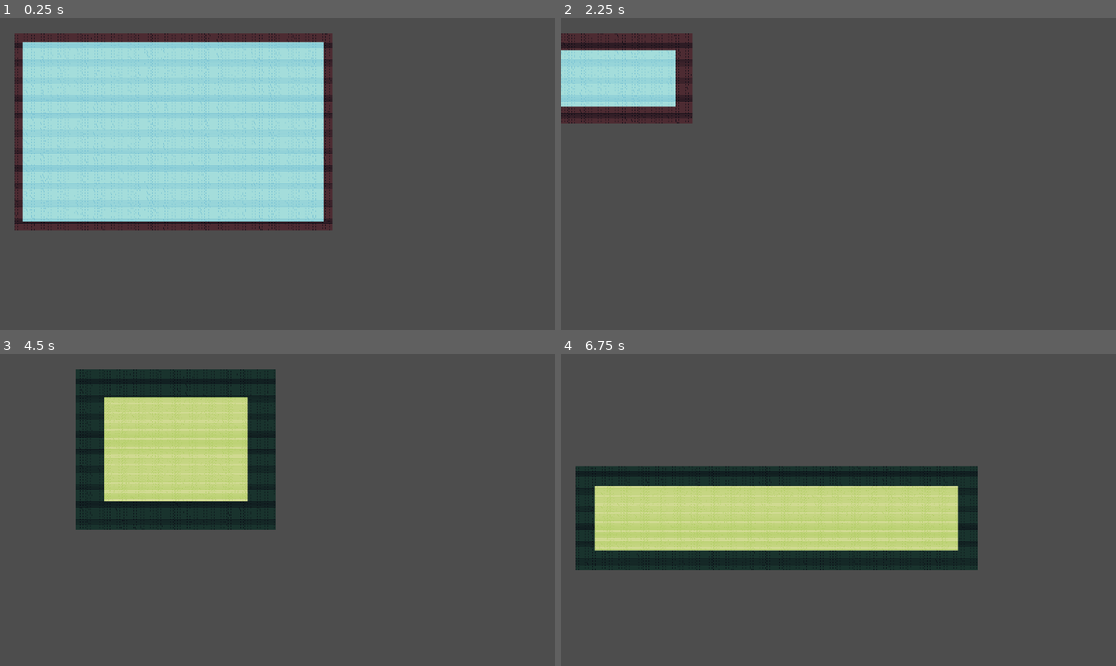
Above: before the commit, frames 1-4 (two rows, left to right).
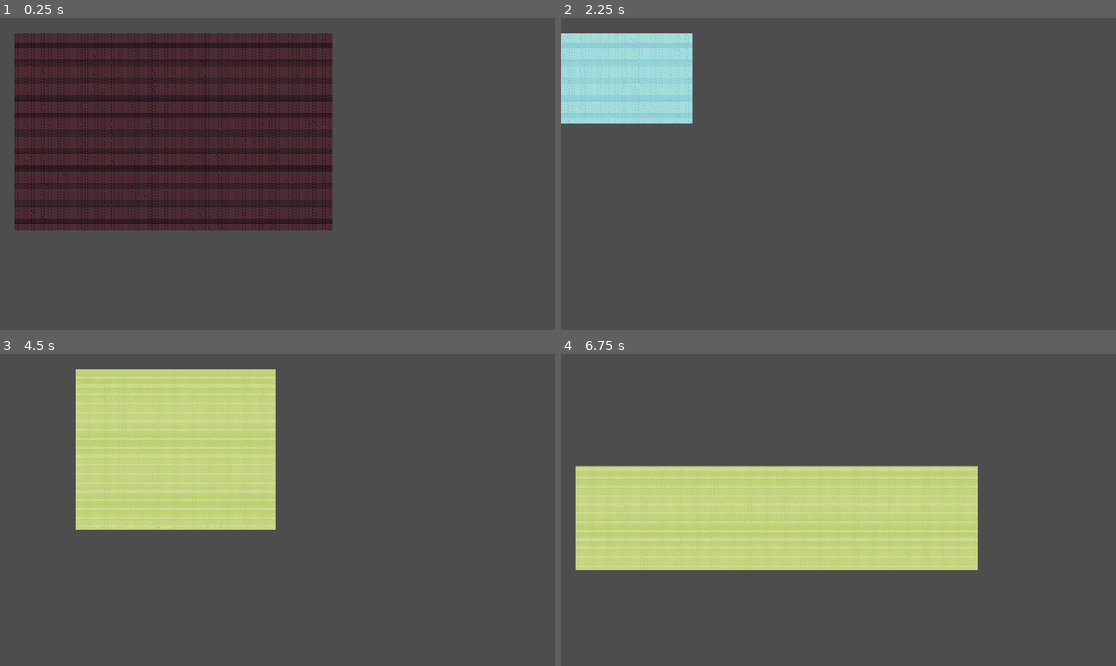
Above: after the commit, the same moments.

Repository: aimforbigfoot/Godot-Mapcrafter
Game: Godot game, scene res://src/testing/testingWorld/testing_with_map.tscn
Two runs of this game, one before a commit and one after it. Both use one fixed random seed, a clock stepped at 60 frames per second and the inputs below.
Inputs (mouse positions are in pixels of both pictures, inside the frame that each line leads up to):
- Up to frame 1 (0.25 s): no input
- Up to frame 2 (2.25 s): tap Enter at 0.5 s; move the mouse to (960, 158) at 0.52 s; hold Right (ui_right) 0.53-1.28 s; hold R (r) 0.53-1.28 s; tap S (step) at 0.8, 1.35 s; move the mouse to (727, 189) at 1.27 s; hold Down (ui_down) 1.28-2.03 s; tap W (w) at 1.55, 2.1 s; tap Space at 2 s; move the mouse to (894, 105) at 2.02 s; hold Right (ui_right) from 2.03 s (still down); hold R (r) from 2.03 s (still down)
- Up to frame 3 (4.5 s): tap Enter at 2.75, 4.25 s; move the mouse to (249, 572) at 2.77 s; release Right (ui_right) at 2.78 s; release R (r) at 2.78 s; hold Up (ui_up) 2.78-3.53 s; tap Mouse wheel down (mouseWheelDown) at 2.85 s; tap S (step) at 3.05 s; tap Space at 3.5 s; move the mouse to (444, 556) at 3.52 s; hold Mouse wheel up (mouseWheelUp) 3.53-4.28 s; hold Left (ui_left) from 3.53 s (still down); tap W (w) at 3.8 s; move the mouse to (111, 463) at 4.27 s; tap R (r) at 4.35 s
- Up to frame 4 (6.75 s): move the mouse to (866, 510) at 5.02 s; release Left (ui_left) at 5.03 s; hold Down (ui_down) 5.03-5.78 s; tap S (step) at 5.1 s; tap Space at 5.75 s; move the mouse to (755, 432) at 5.77 s; hold Right (ui_right) 5.78-6.53 s; tap W (w) at 5.85 s; move the mouse to (960, 494) at 6.52 s; hold Up (ui_up) from 6.53 s (still down); hold R (r) from 6.53 s (still down)

The runs differ from the first frame. In frame 1, 31% of the frame differs, in the area x 2-60%, y 7-69%; in frame 2, 3.3%; in frame 3, 10%; in frame 4, 11%.

Commit message:
added random generation function and organized code

Diff:
--- a/src/mapGen/MapGenHandler/MapGenHandler.gd
+++ b/src/mapGen/MapGenHandler/MapGenHandler.gd
@@ -611,21 +611,26 @@
 
 	return a
 
-# Helper function to check if a step is valid
-func isValidStep(pos: Vector2i, square_size: int, visited: Dictionary, cellToSet: int, map: Array) -> bool:
-	for dx in range(-square_size, square_size + 1):
-		for dy in range(-square_size, square_size + 1):
-			var checkPos = Vector2i(pos.x + dx, pos.y + dy)
-			if visited.has(checkPos) or getCell(checkPos.x, checkPos.y, map) == cellToSet:
-				return false
-	return true
-
-# Helper function to mark cells as visited
-func markVisited(pos: Vector2i, square_size: int, visited: Dictionary) -> void:
-	for dx in range(-square_size, square_size + 1):
-		for dy in range(-square_size, square_size + 1):
-			var markPos = Vector2i(pos.x + dx, pos.y + dy)
-			visited[markPos] = true
+
+func drawNaturalBorder(min_wall_thickness: int, max_wall_thickness: int, wall_tile: int, map: Array) -> Array:
+	var height = map.size()
+	var width = map[0].size()
+	var map_copy = map.duplicate(true)
+
+	# Create random wall thickness around the border
+	for y in range(height):
+		for x in range(width):
+			# Calculate distance to the nearest edge (left, right, top, bottom)
+			var distance_to_edge = min(x, width - 1 - x, y, height - 1 - y)
+
+			# Determine random wall thickness for this position
+			var wall_thickness = randi_range(min_wall_thickness, max_wall_thickness)
+
+			# Place wall tiles based on the calculated thickness
+			if distance_to_edge < wall_thickness:
+				map_copy[y][x] = wall_tile
+
+	return map_copy
 
 
 # ######################################## #
@@ -839,6 +844,49 @@
 		parent[yroot] = xroot
 		rank[xroot] += 1
 
+
+# Helper function to check if a step is valid
+func isValidStep(pos: Vector2i, square_size: int, visited: Dictionary, cellToSet: int, map: Array) -> bool:
+	for dx in range(-square_size, square_size + 1):
+		for dy in range(-square_size, square_size + 1):
+			var checkPos = Vector2i(pos.x + dx, pos.y + dy)
+			if visited.has(checkPos) or getCell(checkPos.x, checkPos.y, map) == cellToSet:
+				return false
+	return true
+
+# Helper function to mark cells as visited
+func markVisited(pos: Vector2i, square_size: int, visited: Dictionary) -> void:
+	for dx in range(-square_size, square_size + 1):
+		for dy in range(-square_size, square_size + 1):
+			var markPos = Vector2i(pos.x + dx, pos.y + dy)
+			visited[markPos] = true
+
+func applySmoothing(map: Array, wall_tile: int, floor_tile: int, smoothing_iterations: int = 1) -> Array:
+	var height = map.size()
+	var width = map[0].size()
+	var map_copy = map.duplicate(true)
+
+	for iteration in range(smoothing_iterations):
+		var new_map = map_copy.duplicate(true)
+
+		for y in range(height):
+			for x in range(width):
+				var wall_count = countNeighborsOfCertainCellType(x, y, wall_tile, map_copy)
+
+				# Apply smoothing rules:
+				if map_copy[y][x] == wall_tile:
+					# If a wall has less than 4 wall neighbors, it becomes a floor.
+					if wall_count < 4:
+						new_map[y][x] = floor_tile
+				else:
+					# If a floor has 5 or more wall neighbors, it becomes a wall.
+					if wall_count >= 5:
+						new_map[y][x] = wall_tile
+
+		map_copy = new_map
+
+	return map_copy
+
 # ######################################## #
 #
 #
@@ -1113,6 +1161,22 @@
 		for x in width:
 			a[y].append(cellToSetWith)
 	return a
+
+# Generate a random map based on a threshold value
+func generateRandomMap(width: int, height: int, tile_type1: int, tile_type2: int, threshold: float) -> Array:
+	var map = []
+	for y in range(height):
+		var row = []
+		for x in range(width):
+			if randf() > threshold:
+				row.append(tile_type1)
+			else:
+				row.append(tile_type2)
+		map.append(row)
+	return map
+
+
+
 # Generate a map with a border of specified thickness
 func generateBorderedMap(width: int, height: int, border_tile: int, inner_tile: int, border_thickness: int = 1) -> Array:
 	var map = []
@@ -1187,13 +1251,13 @@
 
 # Generate a map with a cellular automata cave-like structure
 func generateCaveMap(width: int, height: int, wall_tile: int, floor_tile: int, initial_chance: float = 0.45, iterations: int = 4) -> Array:
-	var map = generateBlankMap(height, width, floor_tile)
+	var map = generateBlankMap(width, height, floor_tile)
 
 	# Initialize with random walls
 	for y in range(height):
 		for x in range(width):
 			if randf() < initial_chance:
-				map[y][x] = wall_tile
+				setCell(x,y, wall_tile, map)
 
 	# Apply cellular automata rules
 	for i in range(iterations):
@@ -1208,51 +1272,3 @@
 		map = new_map
 
 	return map
-
-
-func drawNaturalBorder(min_wall_thickness: int, max_wall_thickness: int, wall_tile: int, map: Array) -> Array:
-	var height = map.size()
-	var width = map[0].size()
-	var map_copy = map.duplicate(true)
-
-	# Create random wall thickness around the border
-	for y in range(height):
-		for x in range(width):
-			# Calculate distance to the nearest edge (left, right, top, bottom)
-			var distance_to_edge = min(x, width - 1 - x, y, height - 1 - y)
-
-			# Determine random wall thickness for this position
-			var wall_thickness = randi_range(min_wall_thickness, max_wall_thickness)
-
-			# Place wall tiles based on the calculated thickness
-			if distance_to_edge < wall_thickness:
-				map_copy[y][x] = wall_tile
-
-	return map_copy
-
-
-func applySmoothing(map: Array, wall_tile: int, floor_tile: int, smoothing_iterations: int = 1) -> Array:
-	var height = map.size()
-	var width = map[0].size()
-	var map_copy = map.duplicate(true)
-
-	for iteration in range(smoothing_iterations):
-		var new_map = map_copy.duplicate(true)
-
-		for y in range(height):
-			for x in range(width):
-				var wall_count = countNeighborsOfCertainCellType(x, y, wall_tile, map_copy)
-
-				# Apply smoothing rules:
-				if map_copy[y][x] == wall_tile:
-					# If a wall has less than 4 wall neighbors, it becomes a floor.
-					if wall_count < 4:
-						new_map[y][x] = floor_tile
-				else:
-					# If a floor has 5 or more wall neighbors, it becomes a wall.
-					if wall_count >= 5:
-						new_map[y][x] = wall_tile
-
-		map_copy = new_map
-
-	return map_copy
--- a/src/testing/testingWorld/testing_with_map.gd
+++ b/src/testing/testingWorld/testing_with_map.gd
@@ -20,7 +20,17 @@
 	t.start(test,Thread.PRIORITY_HIGH)
 
 func test() -> void:
-	mapToUse = mgh.generateBorderedMap(WIDTH, HEIGHT, mgh.wallTile, mgh.floorTile, randi_range(1,10))
+	var b := true if randf() < 0.5 else false
+	var c := 0
+	if b:
+		b = mgh.wallTile
+	else:
+		b = mgh.floorTile
+	#generateMapWithBox(width: int, height: int, mapTile: int, boxTile: int, topLeftPosOfBox: Vector2, boxWidth: int, boxHeight: int) -> Array:
+	mapToUse = mgh.generateBlankMap(WIDTH, HEIGHT,b )
+	#mapToUse = mgh.applyExpandedTiles(1, mgh.wallTile, mapToUse)
+
+	#mapToUse = mgh.applyConnectionWithMST(mgh.floorTile, mapToUse )
 	call_deferred_thread_group( "emit_signal", "mapDone" )
 
 
